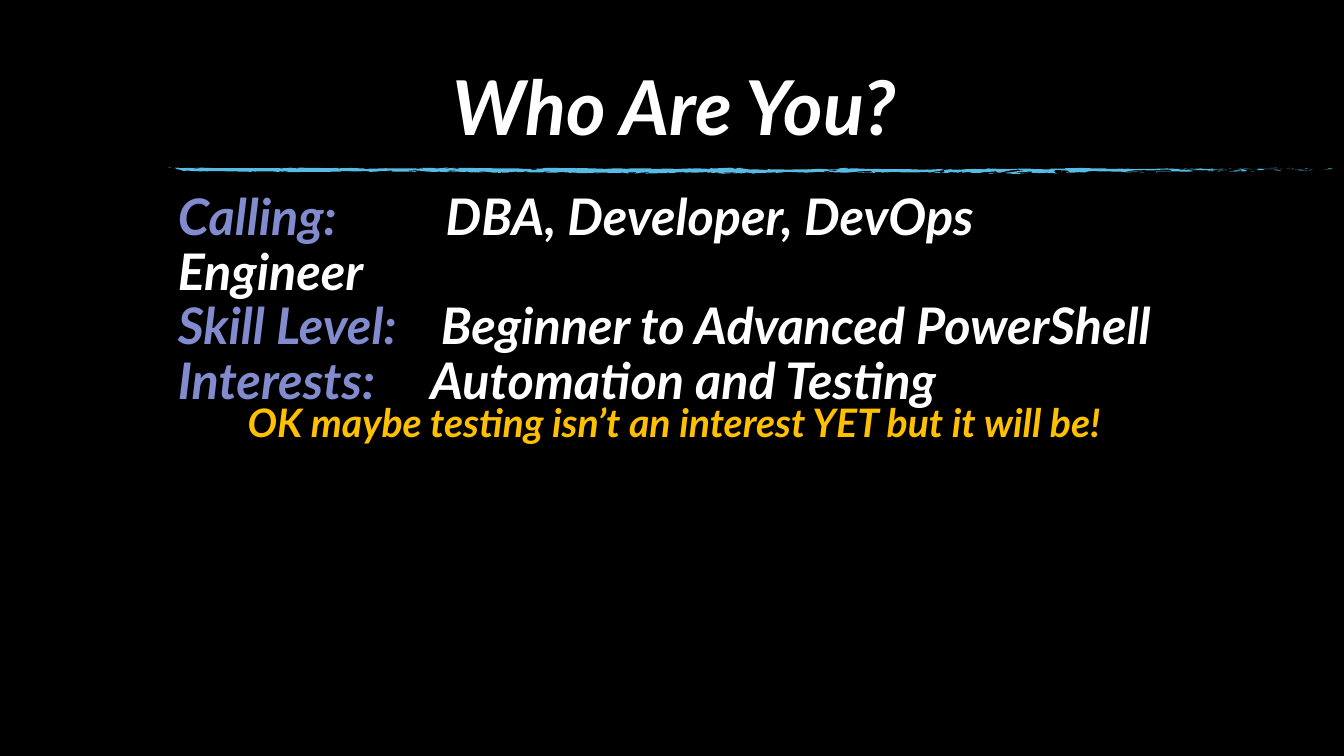
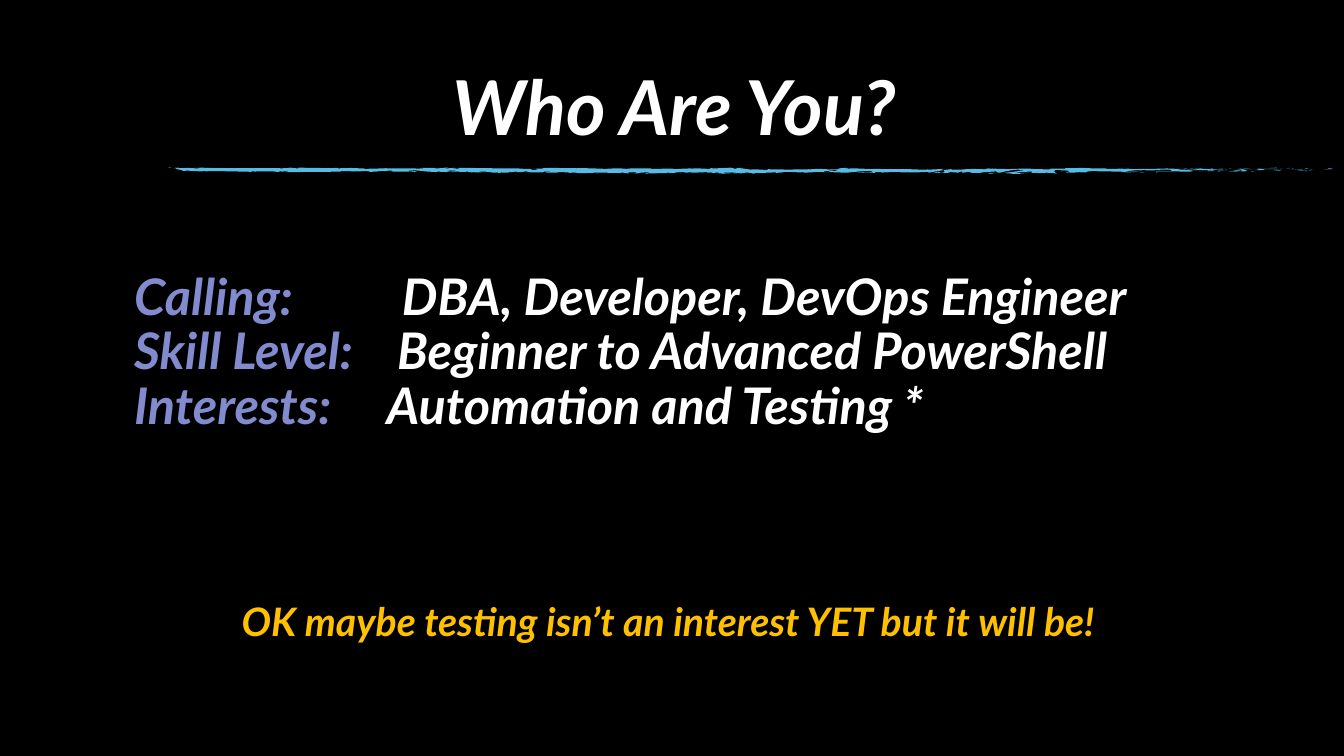
Before and after one commit to SQLDBAWithABeard/Presentations, a slide deck: slide 4 of PowerShell.pptx. Drawn at 1344x756 pixels with LibreOffice and Linux fonts; fonts in the diff are those of the drawing; background and template pictures are left out. Boxes give left, top, right and bottom in pixels: in the first picture for what was removed or moved away, otherwise in the second. Text is boxed around its words. In the diff, an @@ line names an element or a change of style, - is before the commit and + after.

```diff
--- a/PowerShell.pptx
+++ b/PowerShell.pptx
@@ text "Calling: DBA, Developer, DevOps Engineer": place and size @@
-text "Calling: DBA, Developer, DevOps Engineer" at <box>178,197,1151,408</box>
+text "Calling: DBA, Developer, DevOps Engineer" at <box>134,277,1126,433</box>
@@ text at <box>134,386,893,433</box>: text changed @@
-Interests: Automation and Testing
+Interests: Automation and Testing *
@@ text "OK maybe testing isn’t an ..." rewrapped from <box>248,402,1101,444</box> to <box>242,606,1095,643</box> @@
```
Also in this commit, not shown: 7 other slides changed, 1 slide removed, 5 other files.
